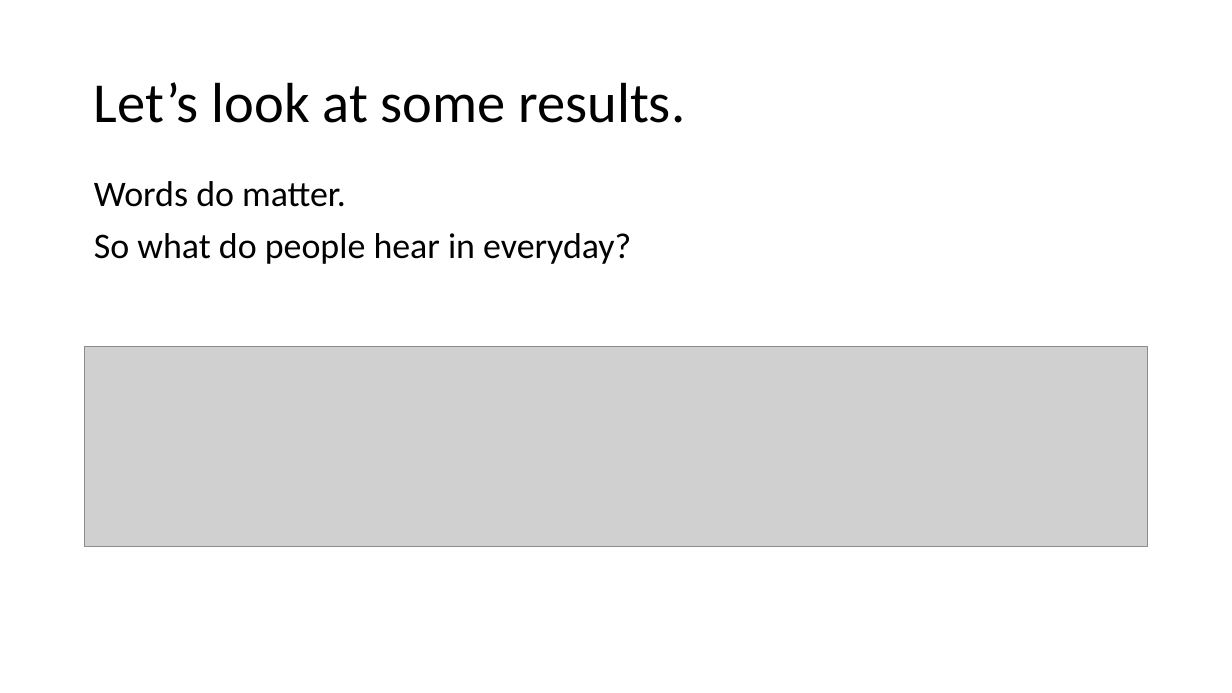
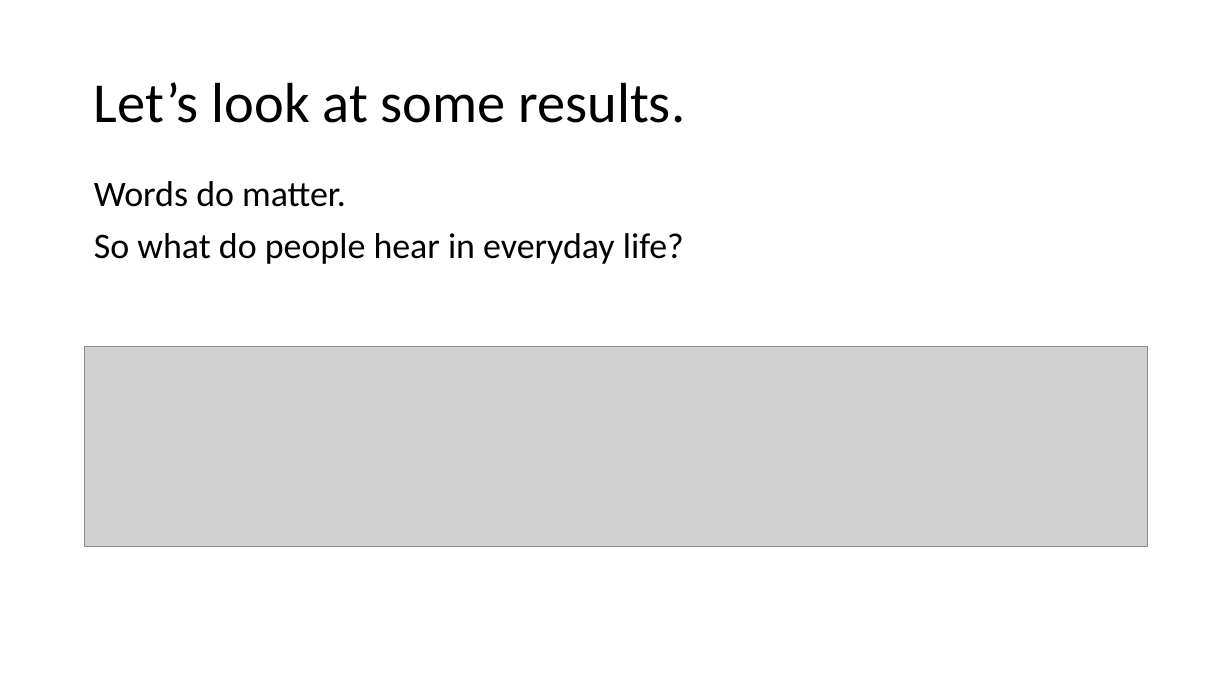
Before and after one commit to iamlex006/LexMidBootcampProj, a slide deck: slide 4 of QES Survey 20220210.pptx (slide 6 before the commit). Drawn at 1232x693 pixels with LibreOffice and Linux fonts; fonts in the diff are those of the drawing; grey boxes stand for pictures. Boxes give left, top, right and bottom in pixels: in the first picture for what was removed or moved away, otherwise in the second. Text is boxed around its words. In the diff, an @@ line names an element or a change of style, - is before the commit and + after.

```diff
--- a/QES Survey 20220210.pptx
+++ b/QES Survey 20220210.pptx
@@ text at <box>94,233,684,264</box>: text changed @@
-So what do people hear in everyday?
+So what do people hear in everyday life?
```
Also in this commit, not shown: 6 other slides changed, 3 slides removed, 2 other files.
